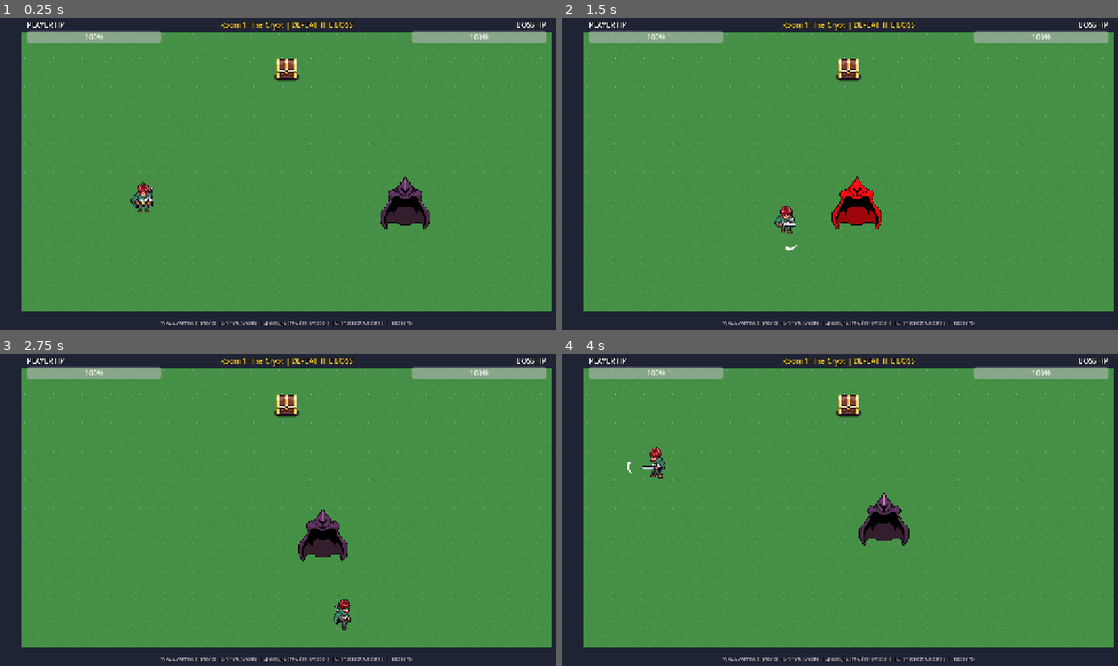
Above: before the commit, frames 1-4 (two rows, left to right).
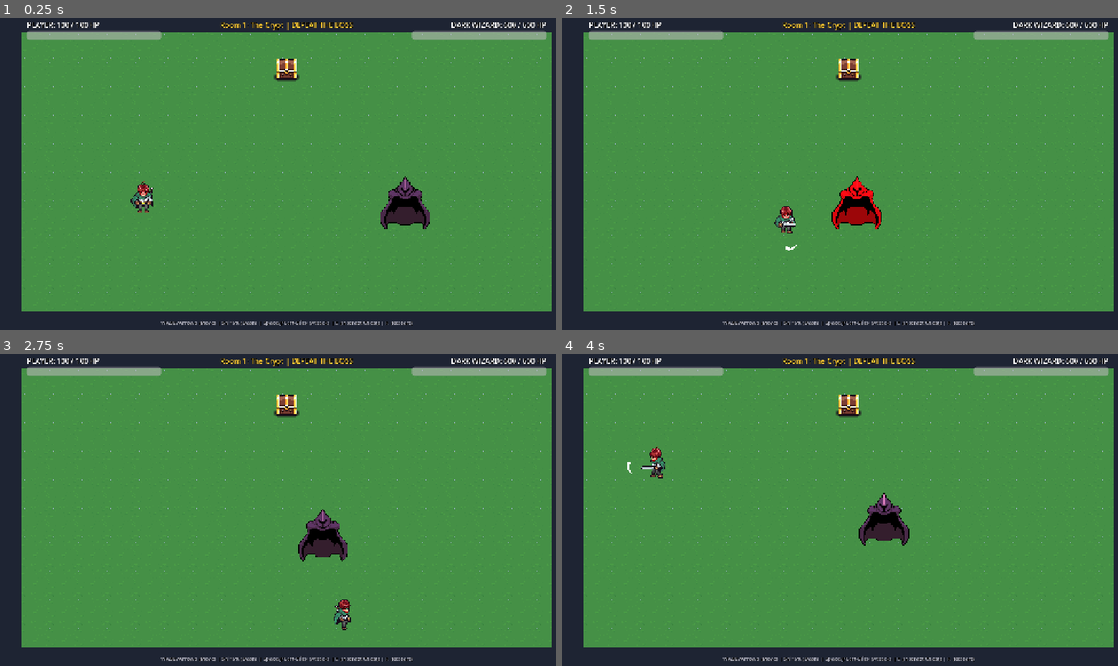
Above: after the commit, the same moments.

Repository: dakshshrivastava2025/SkillIssue.exe
Game: Godot game, scene res://scenes/main.tscn
The game is run twice, just before and just after one commit, with the same random seed, the same clock (stepped at 60 frames per second) and the same inputs.
Inputs:
- Up to frame 1 (0.25 s): no input
- Up to frame 2 (1.5 s): tap Enter at 0.5 s; hold Right (move_right) 0.53-1.28 s; tap J (attack) at 0.6, 1.35 s; hold Down (move_down) from 1.28 s (still down)
- Up to frame 3 (2.75 s): release Down (move_down) at 2.03 s; hold Right (move_right) from 2.03 s (still down); tap Shift (dash) at 2.1 s; tap J (attack) at 2.3 s
- Up to frame 4 (4 s): release Right (move_right) at 2.78 s; hold Up (move_up) 2.78-3.53 s; tap R at 2.85 s; tap J (attack) at 3.05, 3.8 s; hold Left (move_left) from 3.53 s (still down); tap E at 3.6 s

The runs differ from the first frame. In frame 1, 0.9% of the frame differs, in the area x 4-99%, y 1-9%; in frame 2, 0.9%; in frame 3, 0.9%; in frame 4, 0.9%.

Commit message:
Nerf boss melee damage to 20 and switch health display from % to hitpoints

Diff:
--- a/scenes/main.tscn
+++ b/scenes/main.tscn
@@ -173,10 +173,10 @@
 layout_mode = 0
 offset_left = 60.0
 offset_top = 20.0
-offset_right = 170.0
+offset_right = 360.0
 offset_bottom = 43.0
 theme_override_colors/font_shadow_color = Color(0, 0, 0, 1)
-text = "PLAYER HP"
+text = "PLAYER: 100 / 100 HP"
 
 [node name="PlayerHPBar" type="ProgressBar" parent="CanvasLayer/HUDController/HUD"]
 layout_mode = 0
@@ -185,6 +185,7 @@
 offset_right = 360.0
 offset_bottom = 65.0
 value = 100.0
+show_percentage = false
 
 [node name="BossHPLabel" type="Label" parent="CanvasLayer/HUDController/HUD"]
 layout_mode = 1
@@ -197,7 +198,7 @@
 offset_bottom = 43.0
 grow_horizontal = 0
 theme_override_colors/font_shadow_color = Color(0, 0, 0, 1)
-text = "BOSS HP"
+text = "DARK WIZARD: 600 / 600 HP"
 horizontal_alignment = 2
 
 [node name="BossHPBar" type="ProgressBar" parent="CanvasLayer/HUDController/HUD"]
@@ -211,6 +212,7 @@
 offset_bottom = 65.0
 grow_horizontal = 0
 value = 100.0
+show_percentage = false
 
 [node name="StatusLabel" type="Label" parent="CanvasLayer/HUDController/HUD"]
 layout_mode = 1
--- a/scripts/boss/boss_controller.gd
+++ b/scripts/boss/boss_controller.gd
@@ -133,7 +133,7 @@
 		State.ATTACK_MELEE:
 			velocity = Vector2.ZERO
 			if not has_dealt_damage_this_attack:
-				_check_single_damage_hit(melee_area, 35) # 35 DMG close strike
+				_check_single_damage_hit(melee_area, 20) # 20 DMG close strike
 			if state_timer <= 0:
 				melee_collision.disabled = true
 				_set_state(State.RETREAT, 0.50) # Generous 0.50s retreat window to counter-attack
@@ -199,7 +199,7 @@
 	if sfx_beam and sfx_beam.stream:
 		sfx_beam.play()
 
-	_check_single_damage_hit(melee_area, 35)
+	_check_single_damage_hit(melee_area, 20)
 
 func _start_thin_telegraph() -> void:
 	if player_target:
--- a/scripts/main.gd
+++ b/scripts/main.gd
@@ -29,6 +29,7 @@
 
 	if player:
 		player.health_changed.connect(hud.update_player_hp)
+		hud.update_player_hp(player.current_health, player.max_health)
 	if boss:
 		boss.boss_health_changed.connect(hud.update_boss_hp)
 		boss.boss_defeated.connect(_on_boss_defeated)
--- a/scripts/ui/hud_controller.gd
+++ b/scripts/ui/hud_controller.gd
@@ -4,7 +4,9 @@
 ## Active Debuff Badges, Boss Dialogue, and Full Death Screen.
 
 @onready var player_hp_bar: ProgressBar = $HUD/PlayerHPBar
+@onready var player_hp_label: Label = $HUD/PlayerHPLabel
 @onready var boss_hp_bar: ProgressBar = $HUD/BossHPBar
+@onready var boss_hp_label: Label = $HUD/BossHPLabel
 @onready var status_label: Label = $HUD/StatusLabel
 
 # AI Director On-Screen Prompts & Dialogue
@@ -33,6 +35,11 @@
 	dialogue_box.visible = false
 	death_screen.visible = false
 
+	if player_hp_bar:
+		player_hp_bar.show_percentage = false
+	if boss_hp_bar:
+		boss_hp_bar.show_percentage = false
+
 	if retry_btn:
 		retry_btn.pressed.connect(_on_retry_pressed)
 
@@ -45,12 +52,16 @@
 func update_player_hp(curr: int, max_val: int) -> void:
 	player_hp_bar.max_value = max_val
 	player_hp_bar.value = curr
+	if player_hp_label:
+		player_hp_label.text = "PLAYER: %d / %d HP" % [max(0, curr), max_val]
 	if curr <= 0:
 		_show_death_screen()
 
 func update_boss_hp(curr: int, max_val: int) -> void:
 	boss_hp_bar.max_value = max_val
 	boss_hp_bar.value = curr
+	if boss_hp_label:
+		boss_hp_label.text = "DARK WIZARD: %d / %d HP" % [max(0, curr), max_val]
 	if curr <= 0 and status_label:
 		status_label.text = "BOSS DEFEATED! Open the chest to proceed."
 
